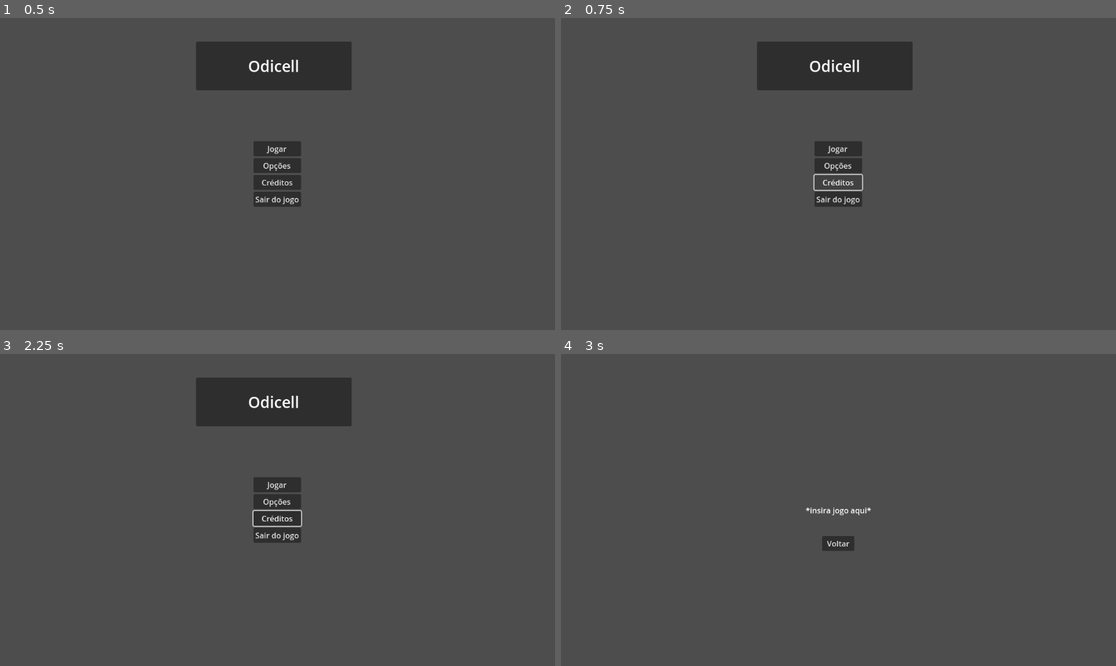
Above: before the commit, frames 1-4 (two rows, left to right).
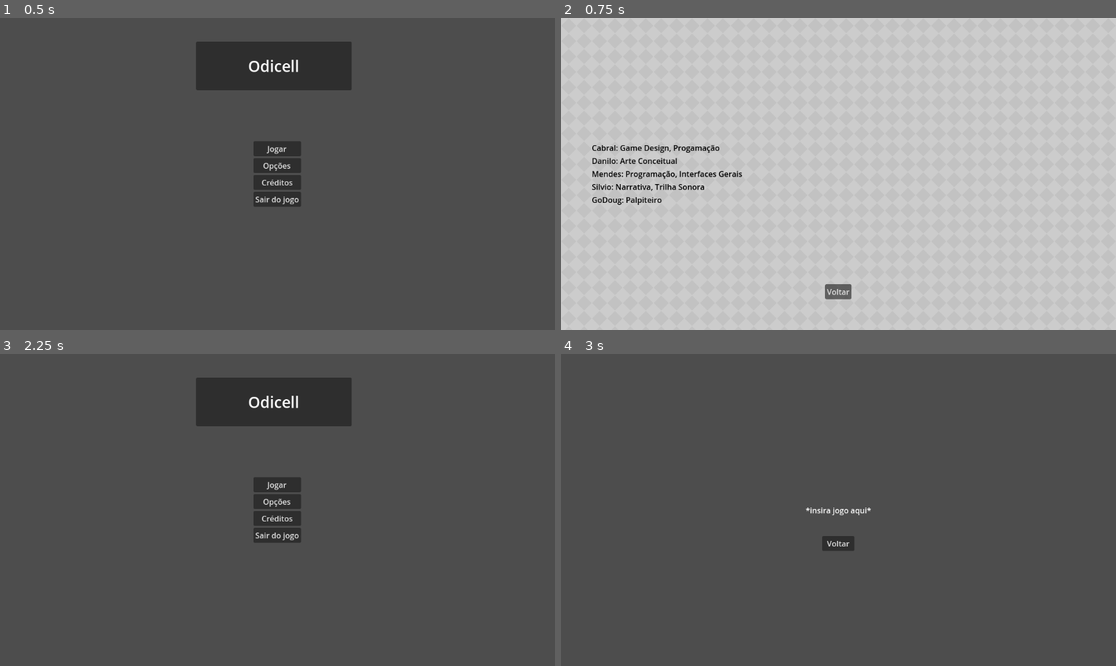
Above: after the commit, the same moments.

Repository: qfaxas/alpha_odicell
Game: Godot game, scene res://cenas/menu_principal.tscn
Same seed, same stepped clock (60 frames per second), same inputs: the game is played once before the commit and once after it.
Inputs (mouse positions are in pixels of both pictures, inside the frame that each line leads up to):
- Up to frame 1 (0.5 s): no input
- Up to frame 2 (0.75 s): click "Créditos" at 0.5 s
- Up to frame 3 (2.25 s): click (277, 391) at 1.27 s; click (277, 628) at 2 s, where only the run after the commit has a clickable "Voltar"
- Up to frame 4 (3 s): click "Jogar" at 2.75 s

Frame 1 is identical in both runs. In frame 2, 99% of the frame differs, in the area x 0-100%, y 0-100%; in frame 3, 0.1%; in frame 4, nothing differs.

Commit message:
menu de creditos add

Diff:
--- /dev/null
+++ b/cenas/creditos.tscn
@@ -0,0 +1,85 @@
+[gd_scene load_steps=3 format=3 uid="uid://cmhciwt83m08x"]
+
+[ext_resource type="Texture2D" uid="uid://c4od0c0ipdvl8" path="res://assets/arte/Gray.png" id="1_8bye3"]
+[ext_resource type="Script" path="res://scripts/voltar.gd" id="2_bakek"]
+
+[node name="creditos" type="Control"]
+layout_mode = 3
+anchors_preset = 15
+anchor_right = 1.0
+anchor_bottom = 1.0
+grow_horizontal = 2
+grow_vertical = 2
+metadata/_edit_lock_ = true
+
+[node name="TextureRect" type="TextureRect" parent="."]
+texture_filter = 1
+layout_mode = 1
+anchors_preset = 15
+anchor_right = 1.0
+anchor_bottom = 1.0
+grow_horizontal = 2
+grow_vertical = 2
+texture = ExtResource("1_8bye3")
+stretch_mode = 1
+metadata/_edit_lock_ = true
+
+[node name="MarginContainer" type="MarginContainer" parent="."]
+layout_mode = 1
+anchors_preset = 15
+anchor_right = 1.0
+anchor_bottom = 1.0
+grow_horizontal = 2
+grow_vertical = 2
+theme_override_constants/margin_left = 64
+theme_override_constants/margin_top = 32
+theme_override_constants/margin_right = 64
+theme_override_constants/margin_bottom = 32
+metadata/_edit_lock_ = true
+
+[node name="VBoxContainer" type="VBoxContainer" parent="MarginContainer"]
+layout_mode = 2
+size_flags_vertical = 4
+
+[node name="Label" type="Label" parent="MarginContainer/VBoxContainer"]
+layout_mode = 2
+theme_override_colors/font_color = Color(0, 0, 0, 1)
+text = "Cabral: Game Design, Progamação"
+
+[node name="Label2" type="Label" parent="MarginContainer/VBoxContainer"]
+layout_mode = 2
+theme_override_colors/font_color = Color(0, 0, 0, 1)
+text = "Danilo: Arte Conceitual"
+
+[node name="Label3" type="Label" parent="MarginContainer/VBoxContainer"]
+layout_mode = 2
+theme_override_colors/font_color = Color(0, 0, 0, 1)
+text = "Mendes: Programação, Interfaces Gerais"
+
+[node name="Label4" type="Label" parent="MarginContainer/VBoxContainer"]
+layout_mode = 2
+theme_override_colors/font_color = Color(0, 0, 0, 1)
+text = "Silvio: Narrativa, Trilha Sonora"
+
+[node name="Label5" type="Label" parent="MarginContainer/VBoxContainer"]
+layout_mode = 2
+theme_override_colors/font_color = Color(0, 0, 0, 1)
+text = "GoDoug: Palpiteiro"
+
+[node name="VBoxContainer2" type="VBoxContainer" parent="MarginContainer"]
+layout_mode = 2
+size_flags_horizontal = 4
+size_flags_vertical = 4
+theme_override_constants/separation = 458
+
+[node name="nao_existe" type="Button" parent="MarginContainer/VBoxContainer2"]
+layout_mode = 2
+text = " "
+flat = true
+
+[node name="voltar" type="Button" parent="MarginContainer/VBoxContainer2"]
+layout_mode = 2
+text = "Voltar"
+script = ExtResource("2_bakek")
+
+[connection signal="pressed" from="MarginContainer/VBoxContainer2/voltar" to="MarginContainer/VBoxContainer2/voltar" method="_on_pressed"]
--- a/scripts/menu_principal.gd
+++ b/scripts/menu_principal.gd
@@ -11,7 +11,7 @@
 
 
 func _on_credits_button_pressed():
-	pass # Replace with function body.
+	get_tree().change_scene_to_file("res://cenas/creditos.tscn")
 
 
 func _on_exit_button_pressed():
--- /dev/null
+++ b/scripts/voltar.gd
@@ -0,0 +1,6 @@
+extends Button
+
+
+
+func _on_pressed():
+	get_tree().change_scene_to_file("res://cenas/menu_principal.tscn")
Binary file added: assets/arte/Gray.png
Not shown, added: assets/arte/Gray.png.import
